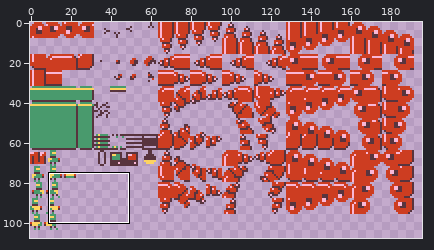
A sprite sheet gets an edit: data/image/sprites.png. The first picture is a wide view before the edit; the outline marks the close-up.
Close-up. Before the commit:
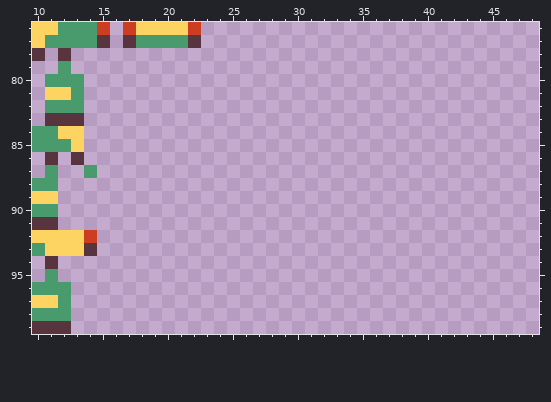
The file is 256x128 pixels. Shown: x 10..48, y 76..99. The wide view leaves out empty margins.
Once edited:
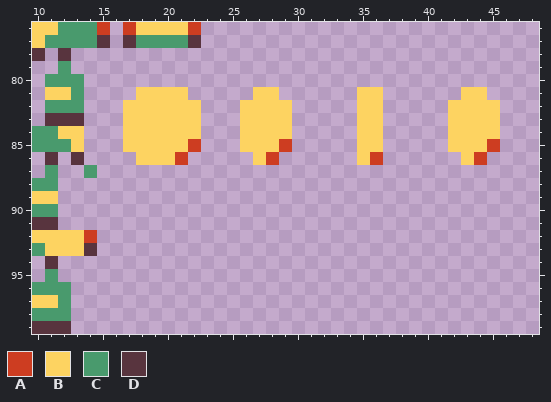
Palette (. is transparent): A #cd3d21  B #fdd361  C #499a6d  D #58343e
The edit:
y 81: x 18..21 .... -> BBBB; x 27..28 .. -> BB; x 35..36 .. -> BB; x 43..44 .. -> BB
y 82..84: x 17..22 ...... -> BBBBBB; x 26..29 .... -> BBBB; x 35..36 .. -> BB; x 42..45 .... -> BBBB
y 85: x 17..22 ...... -> BBBBBA; x 26..29 .... -> BBBA; x 35..36 .. -> BB; x 42..45 .... -> BBBA
y 86: x 18..21 .... -> BBBA; x 27..28 .. -> BA; x 35..36 .. -> BA; x 43..44 .. -> BA
